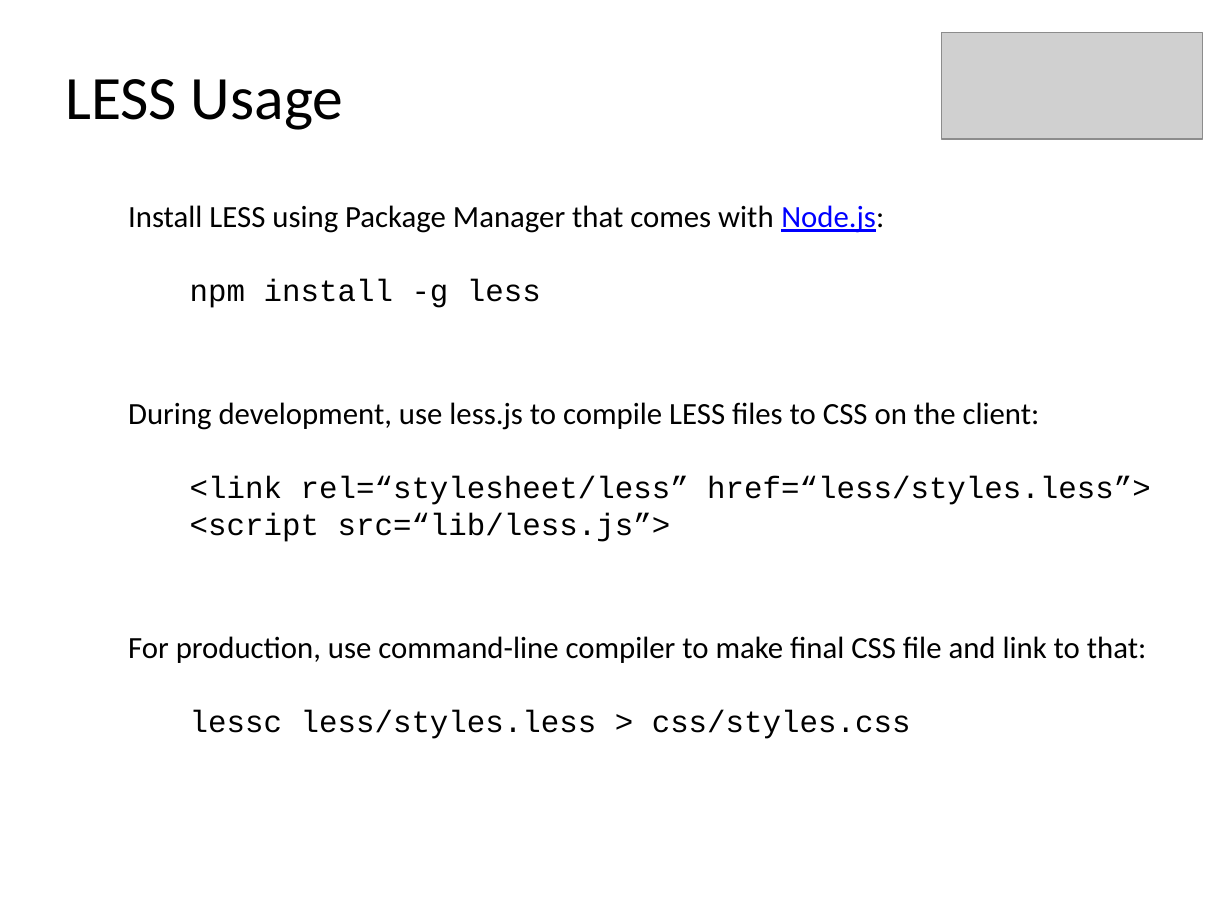
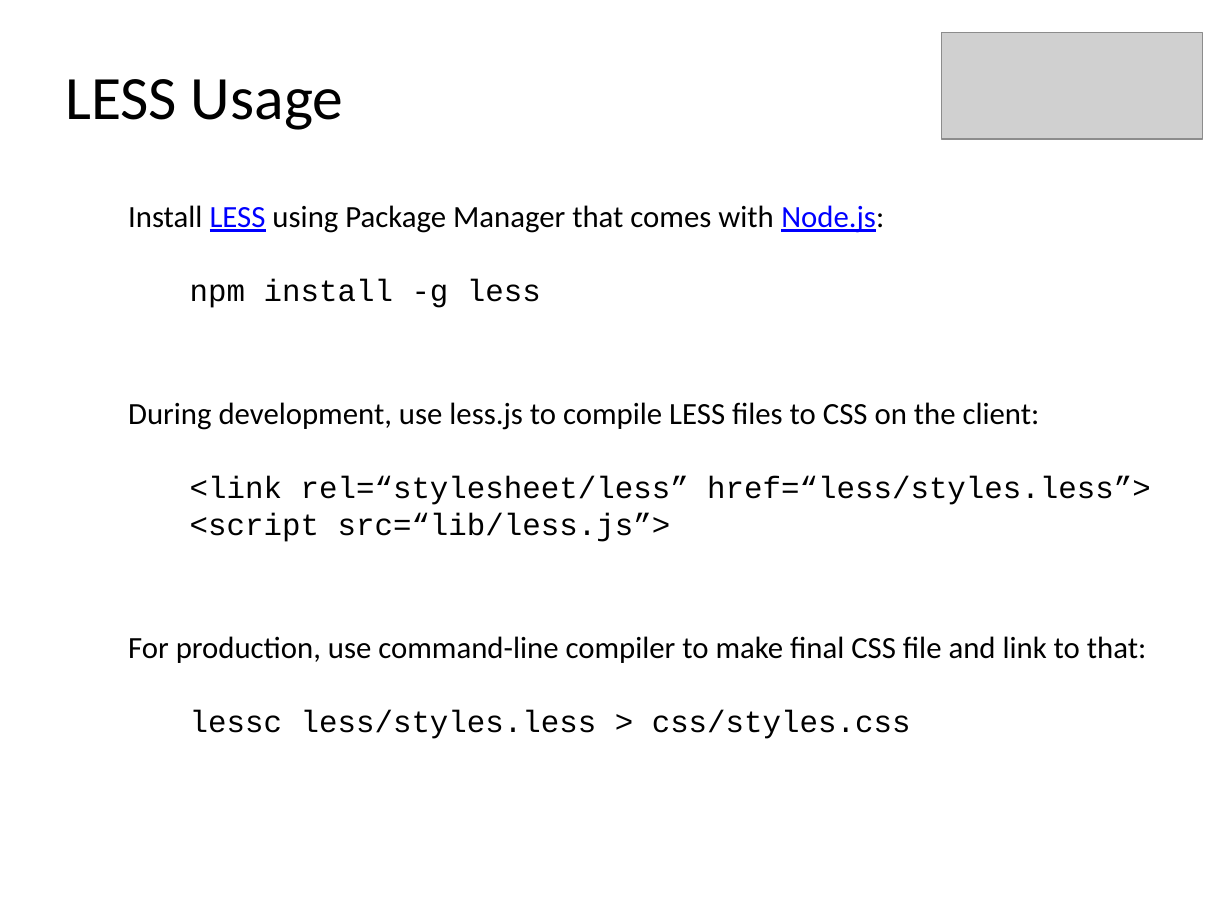
Before and after one commit to XavierByrd/info343-stearns, a slide deck: slide 10 of slides/sassless/sassless.pptx (slide 9 before the commit). Drawn at 1232x924 pixels with LibreOffice and Linux fonts; fonts in the diff are those of the drawing; grey boxes stand for pictures. Boxes give left, top, right and bottom in pixels: in the first picture for what was removed or moved away, otherwise in the second. Text is boxed around its words. In the diff, an @@ line names an element or a change of style, - is before the commit and + after.

```diff
--- a/slides/sassless/sassless.pptx
+++ b/slides/sassless/sassless.pptx
@@ text at (x1=128, y1=205, x2=884, y2=233): text colour #000000 to #0000FF, underline on in "LESS" @@
```
Also in this commit, not shown: 3 other slides changed, 1 slide added.
